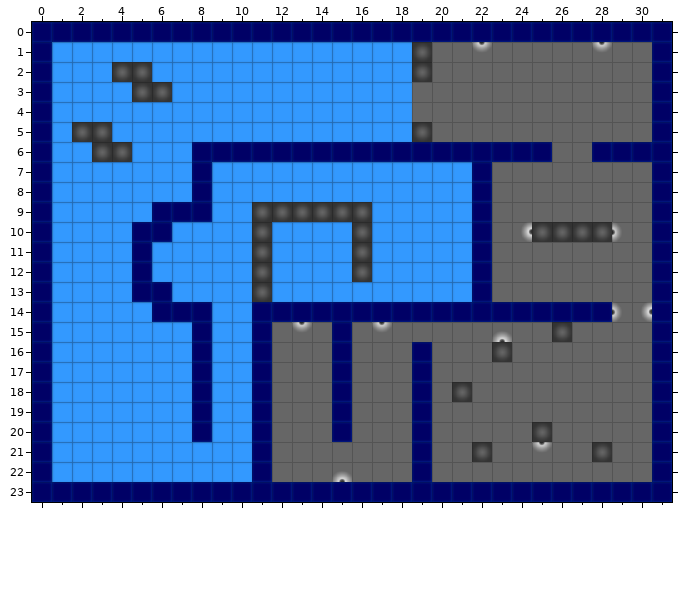
Tiled map -- maps/facility2.tmx. This is how it looked before the edit.
Cells are 32x32 px. Shown: x 0..31, y 0..23.
The same view after the edit:
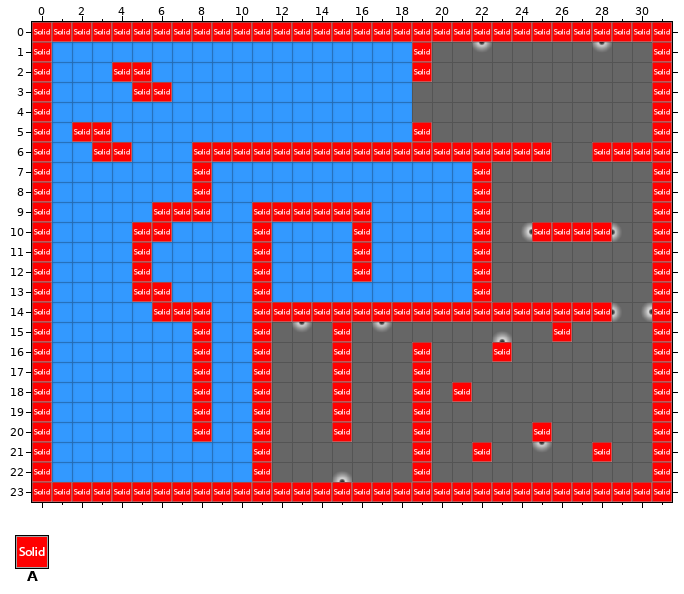
Key: from "collision_tiles": A 0 "solid".
_ is an empty cell.
Tiles of an added or newly shown layer are drawn over the layers below it.
Commit: Fixed Facility 2, still need to adjust teleporter.
The edit:
Layer "collision" (now shown):
The edit adds tile A in row 0 at x 0 to 31; in row 1 at x 0, 19 and 31; in row 2 at x 0, 4 to 5, 19 and 31; in row 3 at x 0, 5 to 6 and 31; in row 4 at x 0 and 31; in row 5 at x 0, 2 to 3, 19 and 31.
The edit adds tile A in row 6 at x 0, 3 to 4, 8 to 25 and 28 to 31; in rows 7 to 8 at x 0, 8, 22 and 31; in row 9 at x 0, 6 to 8, 11 to 16, 22 and 31; in row 10 at x 0, 5 to 6, 11, 16, 22, 25 to 28 and 31; in rows 11 to 12 at x 0, 5, 11, 16, 22 and 31; in row 13 at x 0, 5 to 6, 11, 22 and 31.
The edit adds tile A in row 14 at x 0, 6 to 8, 11 to 28 and 31; in row 15 at x 0, 8, 11, 15, 26 and 31; in row 16 at x 0, 8, 11, 15, 19, 23 and 31; in row 17 at x 0, 8, 11, 15, 19 and 31; in row 18 at x 0, 8, 11, 15, 19, 21 and 31; in row 19 at x 0, 8, 11, 15, 19 and 31.
The edit adds tile A in row 20 at x 0, 8, 11, 15, 19, 25 and 31; in row 21 at x 0, 11, 19, 22, 28 and 31; in row 22 at x 0, 11, 19 and 31; in row 23 at x 0 to 31.
